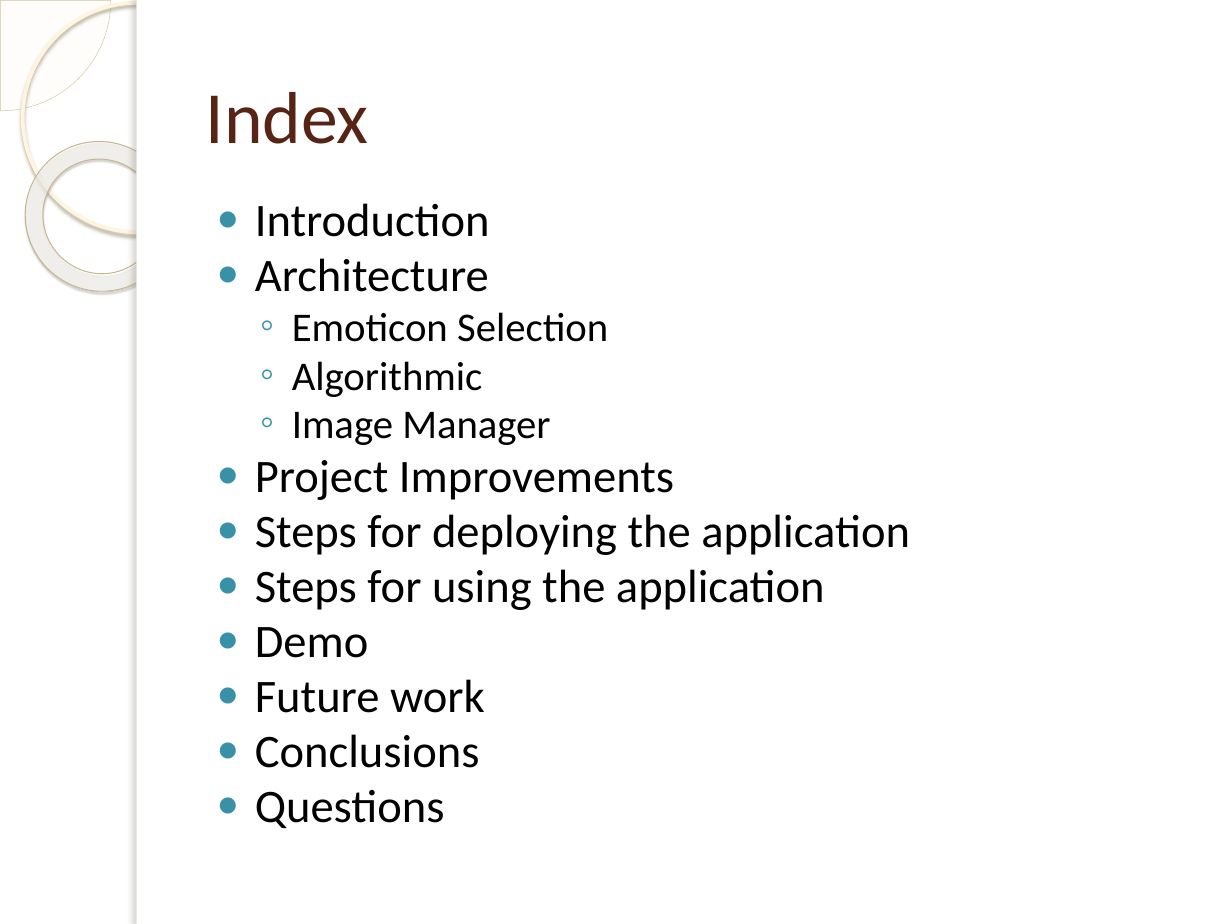
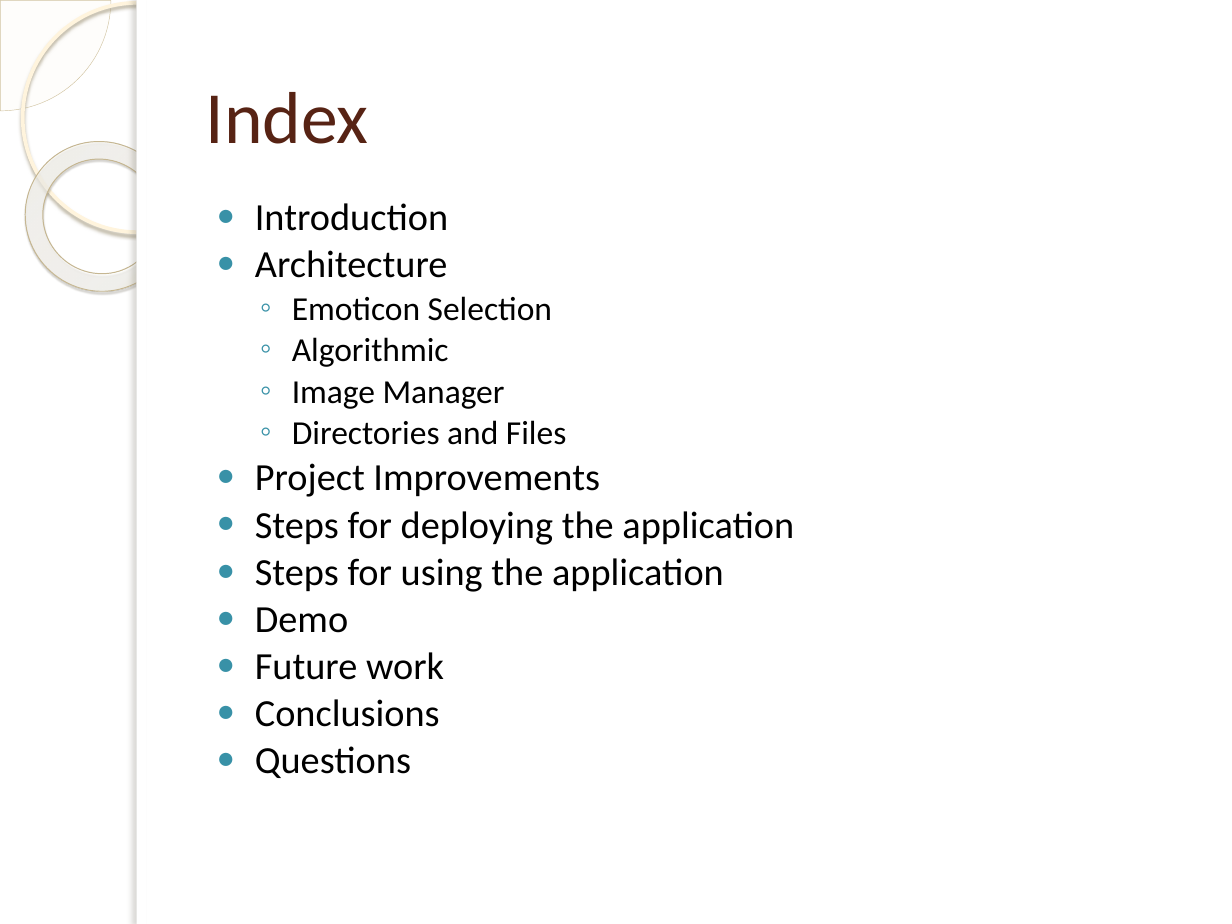
Before and after one commit to OrionGG/ivandroid, a slide deck: slide 2 of Presentacion/doc/AnalisisGarciaGallardoOrion.pptx. Drawn at 1232x924 pixels with LibreOffice and Linux fonts; fonts in the diff are those of the drawing; background and template pictures are left out. Boxes give left, top, right and bottom in pixels: in the first picture for what was removed or moved away, otherwise in the second. Text is boxed around its words. In the diff, an @@ line names an element or a change of style, - is before the commit and + after.

```diff
--- a/Presentacion/doc/AnalisisGarciaGallardoOrion.pptx
+++ b/Presentacion/doc/AnalisisGarciaGallardoOrion.pptx
@@ text at (255,203,794,778): size 27.2 to 22.4 pt in "Introduction", "Architecture", "Project Improvements", "Steps for deploying the application" and 5 more places; size 23.8 to 19.6 pt in "Emoticon Selection", "Algorithmic", "Image Manager" @@
@@ text at (292,420,566,445): paragraph added @@
+  ◦ Directories and Files
```
Also in this commit, not shown: 1 other slide changed, 1 slide added.
